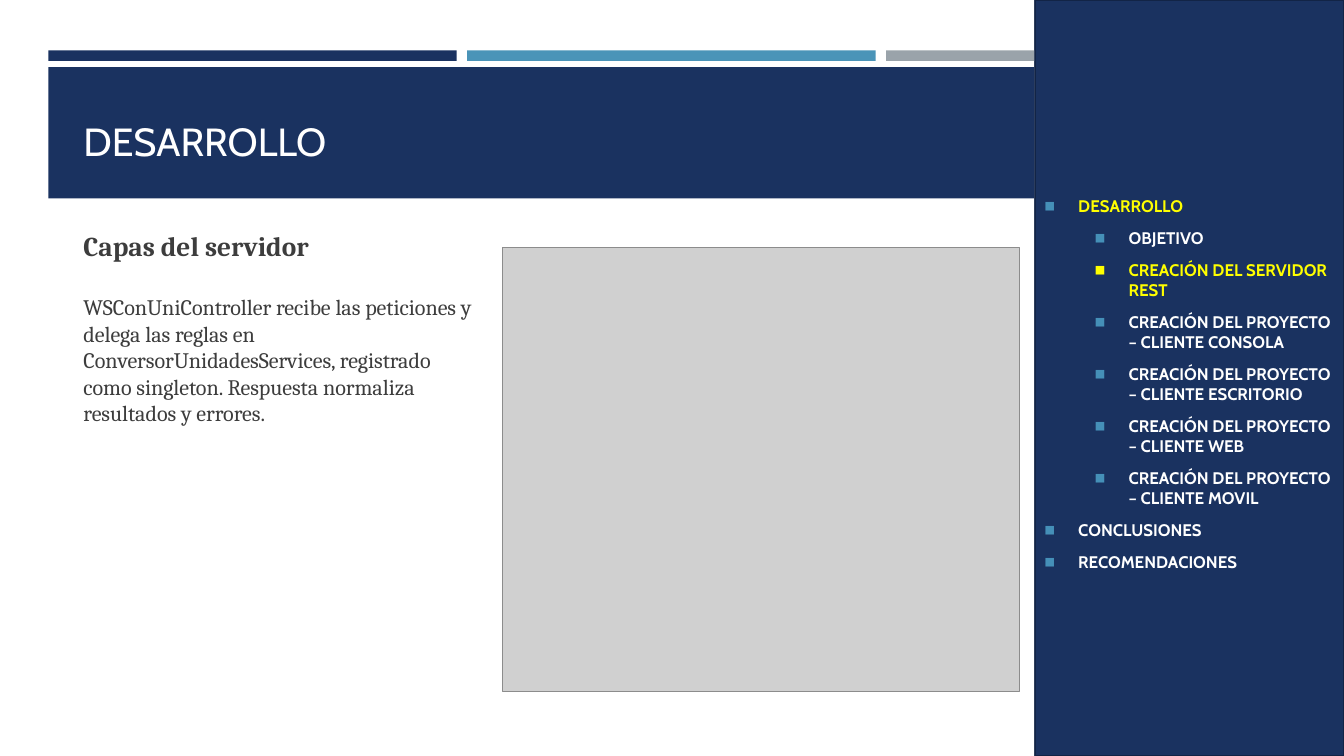
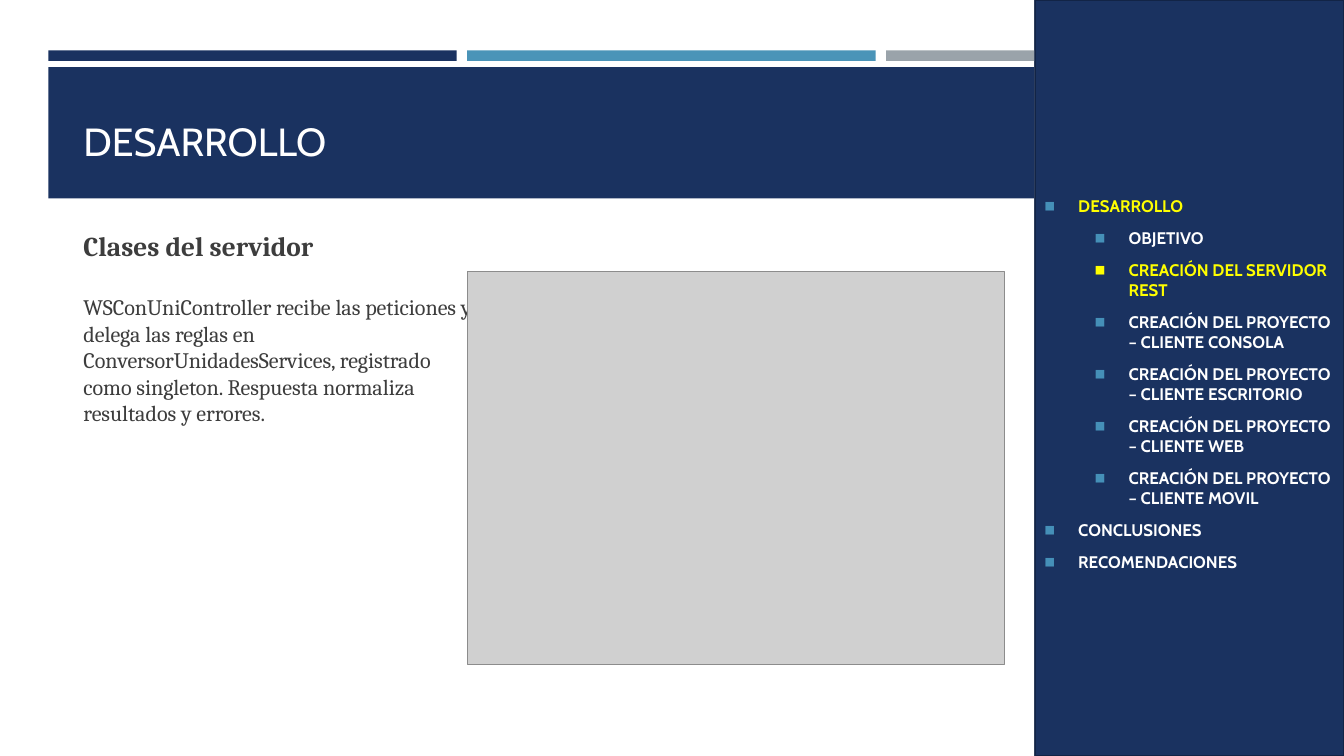
Before and after one commit to luis-sagx/arquitectura, a slide deck: slide 6 of TI.1.4 PAO202651_RESTFULL_DOTNET_SINBDD_NRC36883_GR09/05. DOCUMENTACION/PRESENTACION_TECNICA_GR09.pptx. Drawn at 1344x756 pixels with LibreOffice and Linux fonts; fonts in the diff are those of the drawing; grey boxes stand for pictures. Boxes give left, top, right and bottom in pixels: in the first picture for what was removed or moved away, otherwise in the second. Text is boxed around its words. In the diff, an @@ line names an element or a change of style, - is before the commit and + after.

Commit message:
Actualiza diagramas de clases y arquitectura y presentaciones

```diff
--- a/TI.1.4 PAO202651_RESTFULL_DOTNET_SINBDD_NRC36883_GR09/05. DOCUMENTACION/PRESENTACION_TECNICA_GR09.pptx
+++ b/TI.1.4 PAO202651_RESTFULL_DOTNET_SINBDD_NRC36883_GR09/05. DOCUMENTACION/PRESENTACION_TECNICA_GR09.pptx
@@ text at [83,237,314,257]: text changed @@
-Capas del servidor
+Clases del servidor
@@ picture: place and size @@
-picture at [503,248,1019,693]
+picture at [468,272,1005,664]
```
Also in this commit, not shown: 2 other slides changed, 27 other files.
